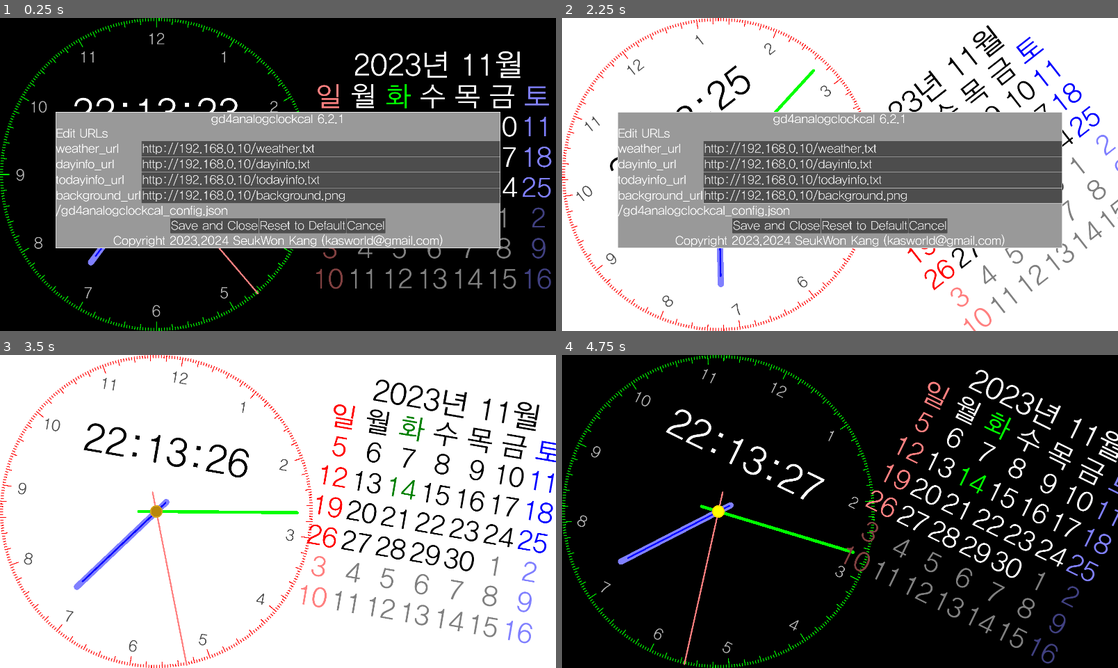
Above: before the commit, frames 1-4 (two rows, left to right).
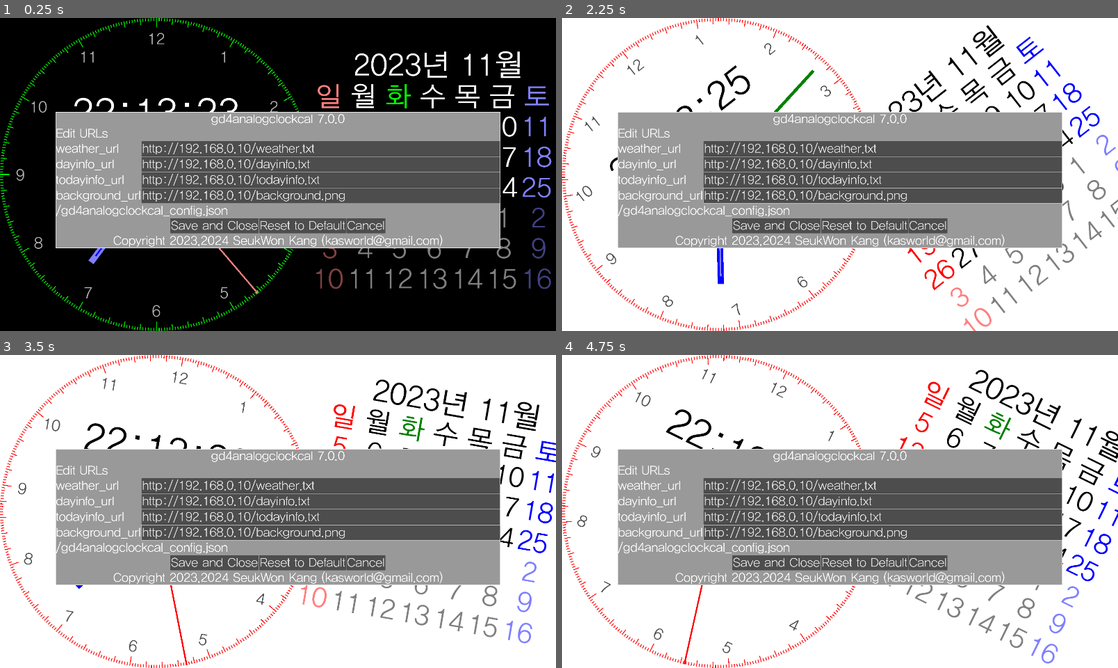
Above: after the commit, the same moments.

Repository: kasworld/gd4analogclockcal
Game: Godot game, scene res://main.tscn
Same seed, same stepped clock (60 frames per second), same inputs: the game is played once before the commit and once after it.
Inputs (mouse positions are in pixels of both pictures, inside the frame that each line leads up to):
- Up to frame 1 (0.25 s): no input
- Up to frame 2 (2.25 s): tap Enter at 0.5, 0.6, 1.35, 2.1 s; move the mouse to (962, 158) at 0.52 s; click (962, 158) at 0.67 s; move the mouse to (728, 190) at 1.27 s; click (728, 190) at 1.42 s; move the mouse to (895, 105) at 2.02 s; click (895, 105) at 2.17 s
- Up to frame 3 (3.5 s): move the mouse to (250, 574) at 2.77 s; tap Enter at 2.85 s; click (250, 574) at 2.92 s
- Up to frame 4 (4.75 s): move the mouse to (1006, 558) at 3.52 s; tap Enter at 3.6, 4.35 s; click (1006, 558) at 3.67 s; move the mouse to (673, 464) at 4.27 s; click (673, 464) at 4.42 s

The runs differ from the first frame. In frame 1, less than 0.1% of the frame differs, in the area x 15-62%, y 30-89%; in frame 2, 0.3%; in frame 3, 34%; in frame 4, 99%, in the area x 0-100%, y 0-100%.
Error in both runs: Attempt to call function 'store_line' in base 'null instance' on a null instance. (res://global/config.gd:13)

Commit message:
split clock hands

Diff:
--- a/analog_clock/analog_clock.gd
+++ b/analog_clock/analog_clock.gd
@@ -1,22 +1,11 @@
 extends Node2D
 
-var clock_R :float
-var tz_shift :float
-var center_circle1 :Polygon2D
-var center_circle2 :Polygon2D
 var info_text :InfoText
 
 # Called when the node enters the scene tree for the first time.
 func init(config :Dictionary, r :float, tz_s :float) -> void:
-	tz_shift = tz_s
-	clock_R = r
-
 	$AnalogDial.init(r)
-	make_hand()
-	center_circle1 = Global2d.new_circle_fill(Vector2(0,0), clock_R/25, Global2d.colors.center_circle1)
-	add_child(center_circle1)
-	center_circle2 = Global2d.new_circle_fill(Vector2(0,0), clock_R/30, Global2d.colors.center_circle2)
-	add_child(center_circle2)
+	$AnalogHands.init(r,tz_s)
 
 	var co = Global2d.colors.timelabel
 	$LabelTime.position = Vector2(-r/3.0,-r/2)
@@ -40,36 +29,9 @@
 	info_text.update_urls(cfg.weather_url,cfg.dayinfo_url,cfg.todayinfo_url)
 	info_text.force_update()
 
-# dict to line2d
-var hands_lines = {
-	hour1 = null,
-	hour2 = null,
-	minute = null,
-	second = null,
-}
-func make_hand()->void:
-	var hands_param = {
-		hour1 =[1.0/25, 0.7],
-		hour2 =[1.0/100, 0.65],
-		minute =[1.0/50, 0.9],
-		second =[1.0/100, 1.0],
-	}
-	for k in hands_param:
-		var w = hands_param[k][0]
-		var h = hands_param[k][1]
-		var cr = Line2D.new()
-		cr.default_color = Global2d.colors[k]
-		cr.width = w*clock_R
-		cr.points = [Vector2(0,-h*clock_R), Vector2(0,h*clock_R/8)]
-		cr.begin_cap_mode = Line2D.LINE_CAP_ROUND
-		cr.end_cap_mode = Line2D.LINE_CAP_ROUND
-		hands_lines[k] = cr
-		add_child(hands_lines[k])
-
 func update_color()->void:
 	$AnalogDial.update_color()
-	center_circle1.color = Global2d.colors.center_circle1
-	center_circle2.color = Global2d.colors.center_circle2
+	$AnalogHands.update_color()
 	$LabelTime.label_settings.font_color = Global2d.colors.timelabel
 	$LabelInfo.label_settings.font_color = Global2d.colors.infolabel
 
@@ -79,27 +41,7 @@
 
 var old_time_dict = {"second":0} # datetime dict
 func update_clock():
-	var ms = Time.get_unix_time_from_system()
-	var second = ms - int(ms/60)*60
-	ms = ms / 60
-	var minute = ms - int(ms/60)*60
-	ms = ms / 60
-	var hour = ms - int(ms/24)*24 + tz_shift
-	hands_lines.second.rotation = second2rad(second)
-	hands_lines.minute.rotation = minute2rad(minute)
-	hands_lines.hour1.rotation = hour2rad(hour)
-	hands_lines.hour2.rotation = hour2rad(hour)
-
 	var time_now_dict = Time.get_datetime_dict_from_system()
 	if old_time_dict["second"] != time_now_dict["second"]:
 		old_time_dict = time_now_dict
 		$LabelTime.text = "%02d:%02d:%02d" % [time_now_dict["hour"] , time_now_dict["minute"] ,time_now_dict["second"]  ]
-
-func second2rad(sec :float) -> float:
-	return 2.0*PI/60.0*sec
-
-func minute2rad(m :float) -> float:
-	return 2.0*PI/60.0*m
-
-func hour2rad(hour :float) -> float:
-	return 2.0*PI/12.0*hour
--- a/analog_clock/analog_clock.tscn
+++ b/analog_clock/analog_clock.tscn
@@ -1,7 +1,8 @@
-[gd_scene load_steps=3 format=3 uid="uid://66uu15vflcpu"]
+[gd_scene load_steps=4 format=3 uid="uid://66uu15vflcpu"]
 
 [ext_resource type="Script" path="res://analog_clock/analog_clock.gd" id="1_bs3fy"]
 [ext_resource type="PackedScene" uid="uid://dt2l1jpw00non" path="res://analog_dial/analog_dial.tscn" id="2_qof2o"]
+[ext_resource type="PackedScene" uid="uid://can8tho7xx755" path="res://analog_hands/analog_hands.tscn" id="3_5uly1"]
 
 [node name="AnalogClock" type="Node2D"]
 script = ExtResource("1_bs3fy")
@@ -29,3 +30,5 @@
 offset_bottom = 23.0
 horizontal_alignment = 1
 vertical_alignment = 1
+
+[node name="AnalogHands" parent="." instance=ExtResource("3_5uly1")]
--- /dev/null
+++ b/analog_hands/analog_hands.gd
@@ -0,0 +1,59 @@
+extends Node2D
+
+class_name AnalogHands
+
+var clock_R :float
+var tz_shift :float
+
+func init(r:float, tz_s :float)->void:
+	clock_R = r
+	tz_shift = tz_s
+	queue_redraw()
+
+func update_color()->void:
+	queue_redraw()
+
+func _process(delta: float) -> void:
+	queue_redraw()
+
+var old_time_dict = {"second":0} # datetime dict
+func _draw() -> void:
+	var ms = Time.get_unix_time_from_system()
+	var second = ms - int(ms/60)*60
+	ms = ms / 60
+	var minute = ms - int(ms/60)*60
+	ms = ms / 60
+	var hour = ms - int(ms/24)*24 + tz_shift
+	var hands_rot = {
+		second = -second2rad(second),
+		minute = -minute2rad(minute),
+		hour1 = -hour2rad(hour),
+		hour2 = -hour2rad(hour),
+	}
+	var hands_param = {
+		hour1 =[1.0/25, 0.7],
+		hour2 =[1.0/100, 0.65],
+		minute =[1.0/50, 0.9],
+		second =[1.0/100, 1.0],
+	}
+	for k in hands_param:
+		var w = hands_param[k][0]
+		var h = hands_param[k][1]
+		var p1 = make_pos_by_rad_r(hands_rot[k], -h*clock_R)
+		var p2 = make_pos_by_rad_r(hands_rot[k], h*clock_R/8)
+		draw_line(p1,p2,Global2d.colors[k] ,w*clock_R  )
+
+	draw_circle(Vector2(0,0), clock_R/25, Global2d.colors.center_circle1)
+	draw_circle(Vector2(0,0), clock_R/30, Global2d.colors.center_circle2)
+
+func make_pos_by_rad_r(rad:float, r :float)->Vector2:
+	return Vector2(sin(rad)*r, cos(rad)*r)
+
+func second2rad(sec :float) -> float:
+	return 2.0*PI/60.0*sec
+
+func minute2rad(m :float) -> float:
+	return 2.0*PI/60.0*m
+
+func hour2rad(hour :float) -> float:
+	return 2.0*PI/12.0*hour
--- /dev/null
+++ b/analog_hands/analog_hands.tscn
@@ -0,0 +1,6 @@
+[gd_scene load_steps=2 format=3 uid="uid://can8tho7xx755"]
+
+[ext_resource type="Script" path="res://analog_hands/analog_hands.gd" id="1_f3wfi"]
+
+[node name="AnalogHands" type="Node2D"]
+script = ExtResource("1_f3wfi")
--- a/main.gd
+++ b/main.gd
@@ -13,7 +13,7 @@
 	]
 
 var config = {
-	"version" : "gd4analogclockcal 6.2.1",
+	"version" : "gd4analogclockcal 7.0.0",
 	"weather_url" : "http://192.168.0.10/weather.txt",
 	"dayinfo_url" : "http://192.168.0.10/dayinfo.txt",
 	"todayinfo_url" : "http://192.168.0.10/todayinfo.txt",
--- a/main.tscn
+++ b/main.tscn
@@ -21,7 +21,6 @@
 z_index = 1
 
 [node name="AutoHideOptionPanel" type="Timer" parent="."]
-wait_time = 3.0
 one_shot = true
 autostart = true
 
